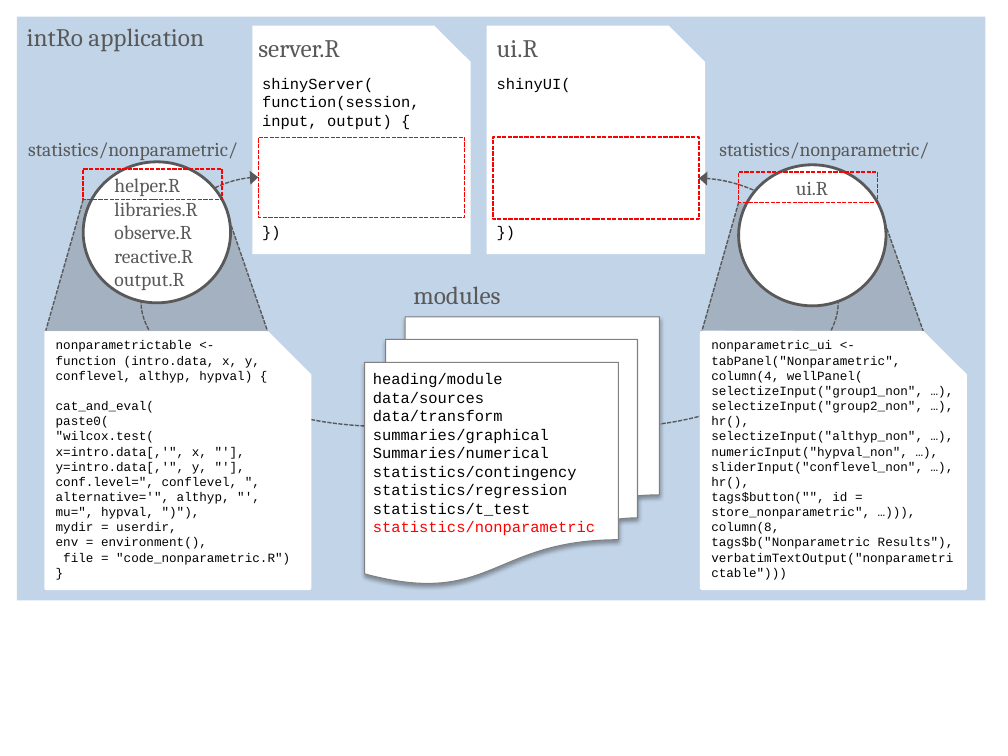
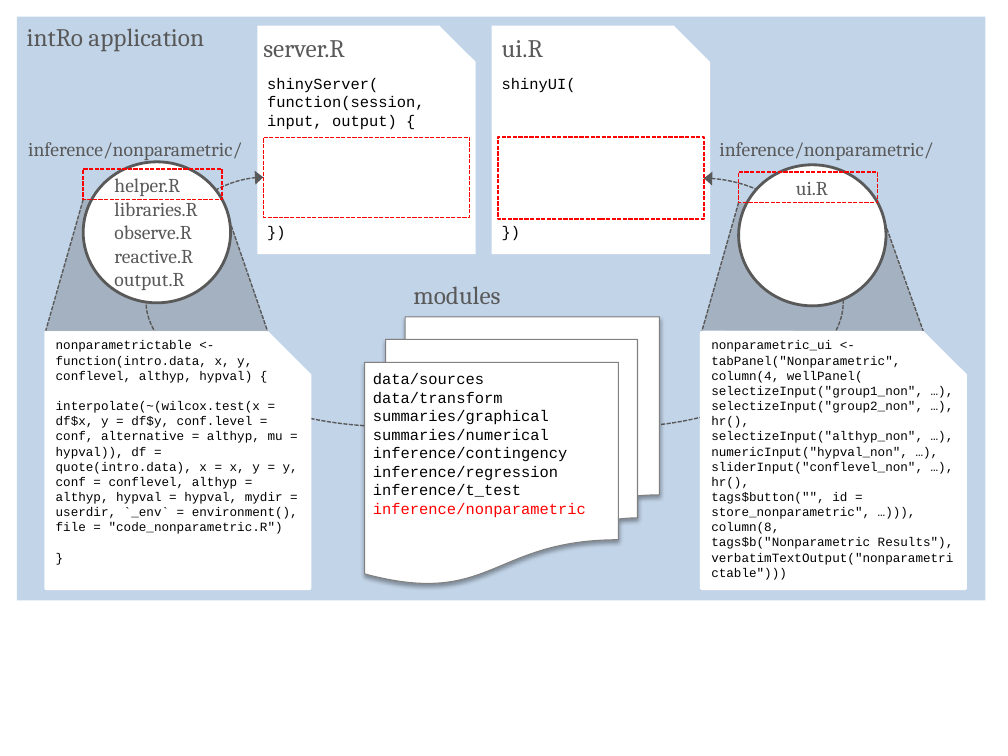
Before and after one commit to gammarama/intRo, a slide deck: slide 1 of jcgs-paper-2016/images/images.pptx. Drawn at 1008x756 pixels with LibreOffice and Linux fonts; fonts in the diff are those of the drawing. Boxes give left, top, right and bottom in pixels: in the first picture for what was removed or moved away, otherwise in the second. Text is boxed around its words. In the diff, an @@ line names an element or a change of style, - is before the commit and + after.

Commit message:
change image to inference

```diff
--- a/jcgs-paper-2016/images/images.pptx
+++ b/jcgs-paper-2016/images/images.pptx
@@ text at bbox=[28, 142, 242, 161]: text changed @@
-statistics/nonparametric/
+inference/nonparametric/
@@ 4 texts, 2 snip rects, 2 rectangles, 2 curved arrows: place and size @@
-4 texts, 2 snip rects, 2 rectangles, 2 curved arrows at bbox=[141, 25, 839, 426]
+4 texts, 2 snip rects, 2 rectangles, 2 curved arrows at bbox=[146, 25, 844, 426]
@@ text at bbox=[719, 142, 933, 160]: text changed @@
-statistics/nonparametric/
+inference/nonparametric/
@@ text at bbox=[56, 356, 298, 534]: text changed @@
-function (intro.data, x, y, conflevel, althyp, hypval) {
-cat_and_eval(
-paste0(
-"wilcox.test(
-x=intro.data[,'", x, "'], y=intro.data[,'", y, "'], conf.level=", conflevel, ", alternative='", althyp, "', mu=", hypval, ")"),
-mydir = userdir,
-env = environment(),
-file = "code_nonparametric.R")
+function(intro.data, x, y, conflevel, althyp, hypval) {
+interpolate(~(wilcox.test(x = df$x, y = df$y, conf.level = conf, alternative = althyp, mu = hypval)), df = quote(intro.data), x = x, y = y, conf = conflevel, althyp = althyp, hypval = hypval, mydir = userdir, `_env` = environment(), file = "code_nonparametric.R")
@@ text at bbox=[373, 373, 503, 387]: paragraph removed @@
-heading/module
@@ text at bbox=[373, 429, 586, 518]: text changed @@
-Summaries/numerical
-statistics/contingency
-statistics/regression
-statistics/t_test
-statistics/nonparametric
+summaries/numerical
+inference/contingency
+inference/regression
+inference/t_test
+inference/nonparametric
```
Also in this commit, not shown: 1 other file.
